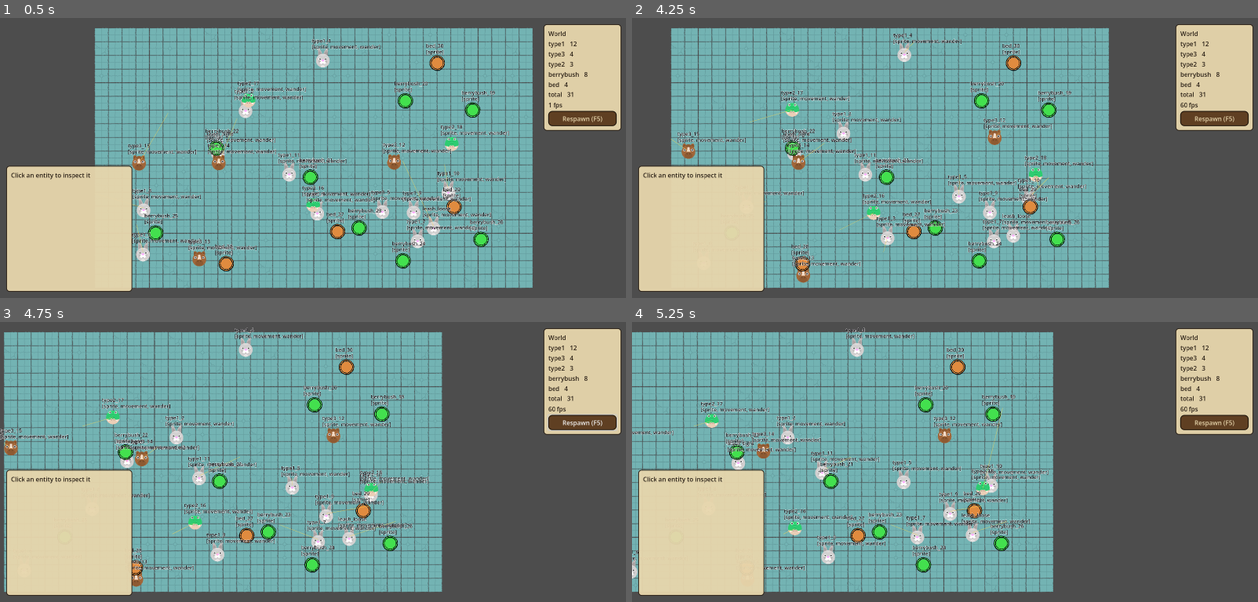
Above: before the commit, frames 1-4 (two rows, left to right).
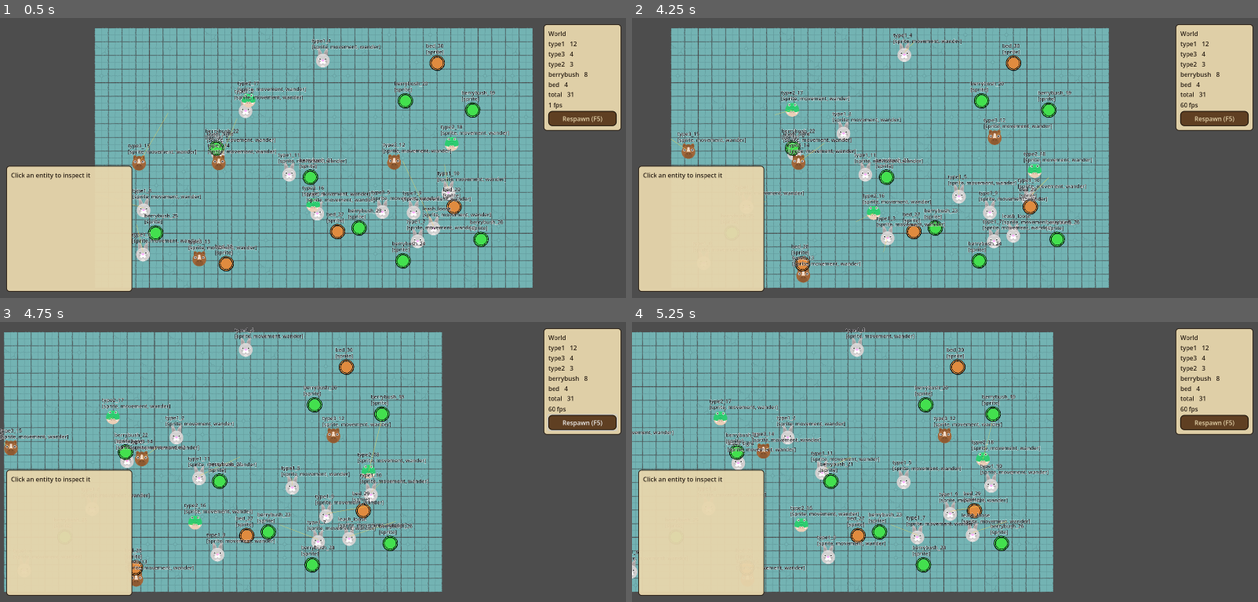
Above: after the commit, the same moments.

Repository: hafizosina/compilationpack
Game: Godot game, scene res://8. SimpleAiSystem/main.tscn
The game is run twice, just before and just after one commit, with the same random seed, the same clock (stepped at 60 frames per second) and the same inputs.
Inputs (mouse positions are in pixels of both pictures, inside the frame that each line leads up to):
- Up to frame 1 (0.5 s): no input
- Up to frame 2 (4.25 s): click "Respawn (F5)" at 0.5 s; click "Respawn (F5)" at 1.25 s; click "Respawn (F5)" at 2 s; tap Enter at 2.75 s; move the mouse to (1082, 144) at 2.77 s; hold Right (ui_right) 2.78-3.5 s; hold Shift (sprint) 2.78-3.5 s; click (1082, 144) at 2.92 s; drag from (819, 172) to (913, 214) at 3.52 s
- Up to frame 3 (4.75 s): move the mouse to (375, 400) at 4.27 s; hold Right (ui_right) from 4.28 s (still down); hold Shift (sprint) from 4.28 s (still down)
- Up to frame 4 (5.25 s): release Right (ui_right) at 5 s; release Shift (sprint) at 5 s; drag from (913, 518) to (757, 420) at 5.02 s

Frame 1 is identical in both runs. In frame 2, 0.4% of the frame differs, in the area x 18-74%, y 34-76%; in frame 3, 0.5%; in frame 4, 1.4%, in the area x 9-66%, y 27-77%.

Commit message:
feat(sim): register blueprints at runtime via catalog add_def

Diff:
--- a/8. SimpleAiSystem/defs/blueprints/type1.tres
+++ b/8. SimpleAiSystem/defs/blueprints/type1.tres
@@ -11,14 +11,16 @@
 script = ExtResource("3_sprite")
 texture = ExtResource("6_tex")
 
-[sub_resource type="Resource" id="Resource_movement"]
+[sub_resource type="Resource" id="Resource_fdmut"]
 script = ExtResource("4_movement")
+metadata/_custom_type_script = "uid://d26oxjcnja2nw"
 
-[sub_resource type="Resource" id="Resource_wander"]
+[sub_resource type="Resource" id="Resource_yoqsc"]
 script = ExtResource("5_wander")
+metadata/_custom_type_script = "uid://dm2irsproquxw"
 
 [resource]
 script = ExtResource("1_def")
 id = &"type1"
 display_name = "Type1 - vigilant prey"
-components = Array[ExtResource("2_base")]([SubResource("Resource_sprite"), SubResource("Resource_movement"), SubResource("Resource_wander")])
+components = Array[ExtResource("2_base")]([SubResource("Resource_sprite"), SubResource("Resource_fdmut"), SubResource("Resource_yoqsc")])
--- a/8. SimpleAiSystem/defs/blueprints/type2.tres
+++ b/8. SimpleAiSystem/defs/blueprints/type2.tres
@@ -11,16 +11,16 @@
 script = ExtResource("3_sprite")
 texture = ExtResource("6_tex")
 
-[sub_resource type="Resource" id="Resource_movement"]
+[sub_resource type="Resource" id="Resource_2fj03"]
 script = ExtResource("4_movement")
-run_speed = 336.0
+metadata/_custom_type_script = "uid://d26oxjcnja2nw"
 
-[sub_resource type="Resource" id="Resource_wander"]
+[sub_resource type="Resource" id="Resource_b4eo3"]
 script = ExtResource("5_wander")
-radius = 384.0
+metadata/_custom_type_script = "uid://dm2irsproquxw"
 
 [resource]
 script = ExtResource("1_def")
 id = &"type2"
 display_name = "Type2 - predator"
-components = Array[ExtResource("2_base")]([SubResource("Resource_sprite"), SubResource("Resource_movement"), SubResource("Resource_wander")])
+components = Array[ExtResource("2_base")]([SubResource("Resource_sprite"), SubResource("Resource_2fj03"), SubResource("Resource_b4eo3")])
--- a/8. SimpleAiSystem/defs/sim_entity_catalog.gd
+++ b/8. SimpleAiSystem/defs/sim_entity_catalog.gd
@@ -25,6 +25,27 @@
 		push_error("SimEntityCatalog: no blueprint with id '%s'" % id)
 	return def
 
+## Registers a blueprint at runtime — a def assembled in code rather than loaded
+## from a .tres. Use this instead of `defs.append()`: appending mutates the array
+## in place, so the setter never fires and the id index stays stale, and the new
+## blueprint is invisible to get_def().
+func add_def(def: SimEntityDef) -> void:
+	if def == null:
+		push_error("SimEntityCatalog: cannot register a null blueprint")
+		return
+	if def.id == &"":
+		push_error("SimEntityCatalog: cannot register a blueprint with an empty id")
+		return
+	defs.append(def)
+	_index_built = false
+
+## Whether a blueprint is registered under `id`. Unlike get_def() this pushes no
+## error, so a UI can check an id is free before registering one.
+func has_def(id: StringName) -> bool:
+	if not _index_built:
+		_rebuild_index()
+	return _index.has(id)
+
 ## Every blueprint id in the catalog.
 func ids() -> Array:
 	if not _index_built:
